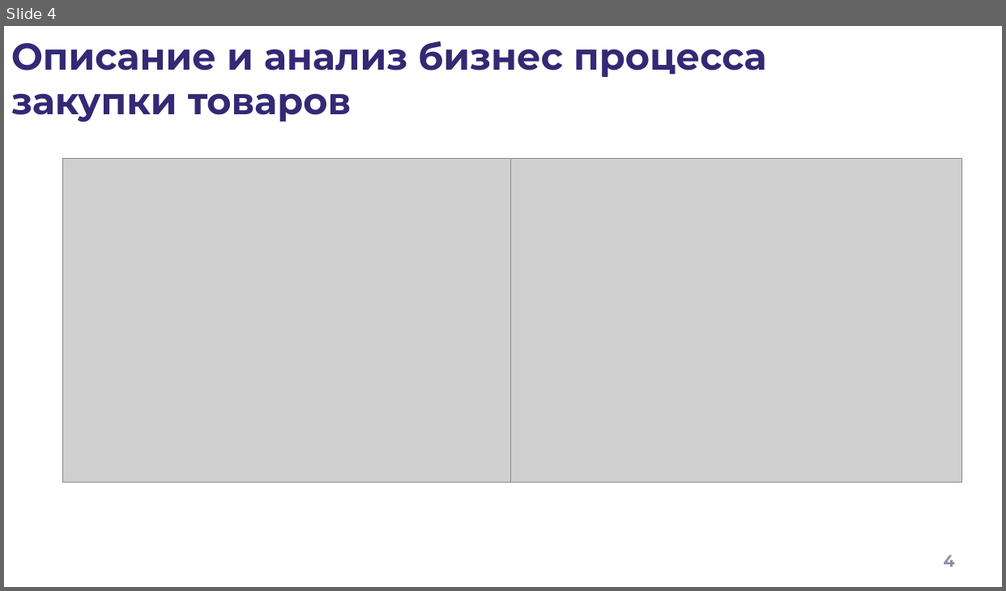
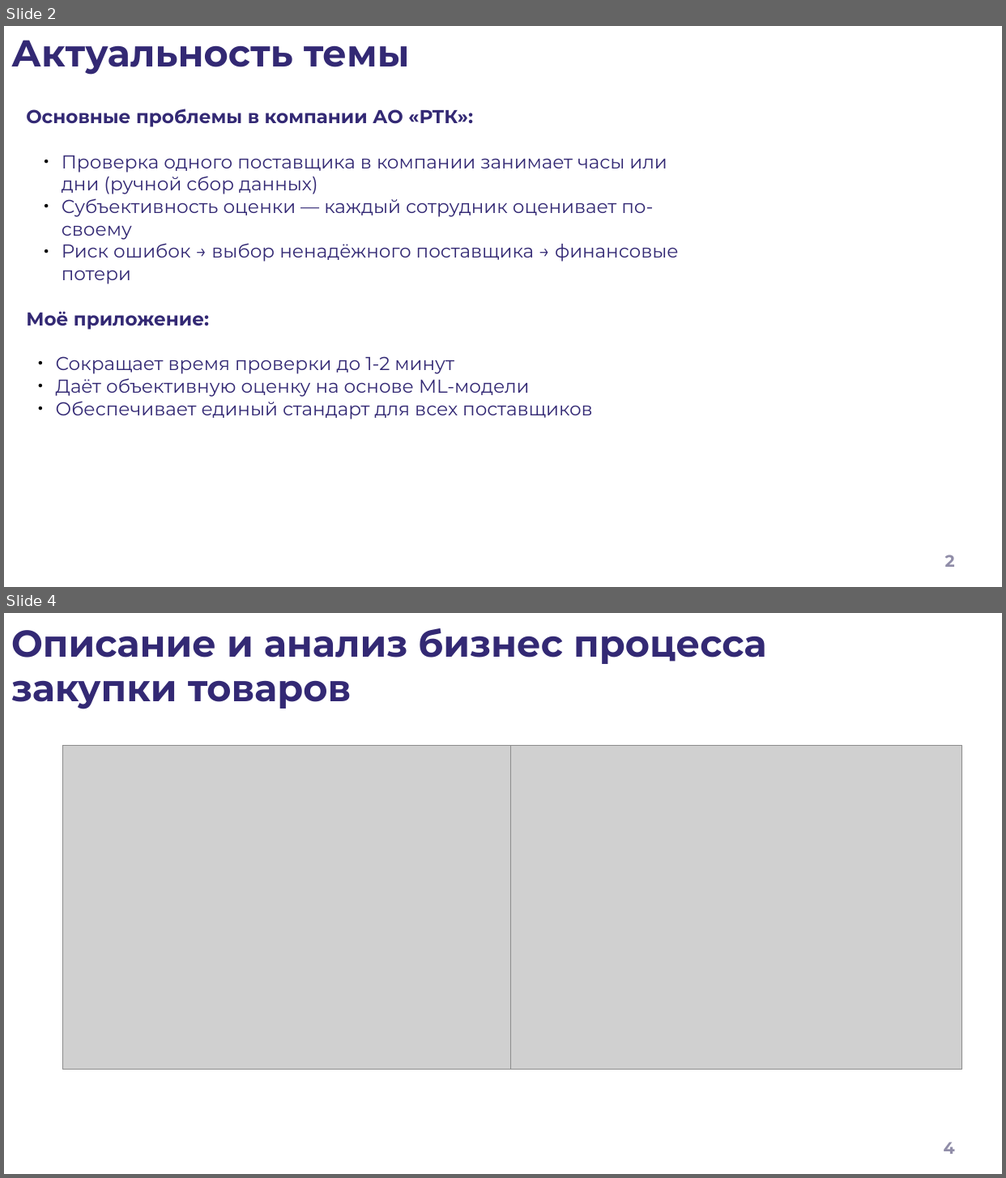
Before and after one commit to lilvolcanointhenighttime/diplom, a slide deck: Презентация.pptx. Shown one above the other, each under a label of ours: slide 4 before the commit, slides 2 and 4 after it; the slides between them are not shown. The pictures are 1006x591 and 1006x1178 pixels, drawn with LibreOffice and Linux fonts; fonts in the diff are those of the drawing; grey boxes stand for pictures; background and template pictures are left out. Boxes give left, top, right and bottom in pixels: in the first picture for what was removed or moved away, otherwise in the second. Text is boxed around its words. In the diff, an @@ line names an element or a change of style, - is before the commit and + after.

```diff
--- a/Презентация.pptx
+++ b/Презентация.pptx
@@ slide 2 added at bbox=[4, 26, 1002, 587], background #FFFFFF @@
@@ title added at bbox=[11, 40, 410, 75], 36 pt, text #332974, bold @@
+Актуальность темы
@@ text added at bbox=[26, 109, 679, 420], 18 pt, text #332974 @@
+Основные проблемы в компании АО «РТК»:
+  ● Проверка одного поставщика в компании занимает часы или дни (ручной сбор данных)
+  ● Субъективность оценки — каждый сотрудник оценивает по-своему
+  ● Риск ошибок → выбор ненадёжного поставщика → финансовые потери
+Моё приложение:
+● Сокращает время проверки до 1-2 минут
+● Даёт объективную оценку на основе ML-модели
+● Обеспечивает единый стандарт для всех поставщиков
@@ page number added at bbox=[945, 555, 955, 567], 16 pt, text #908DA8, bold @@
+2
```
Also in this commit, not shown: 4 slides changed, 3 other slides added, 4 slides removed, 2 other files.
